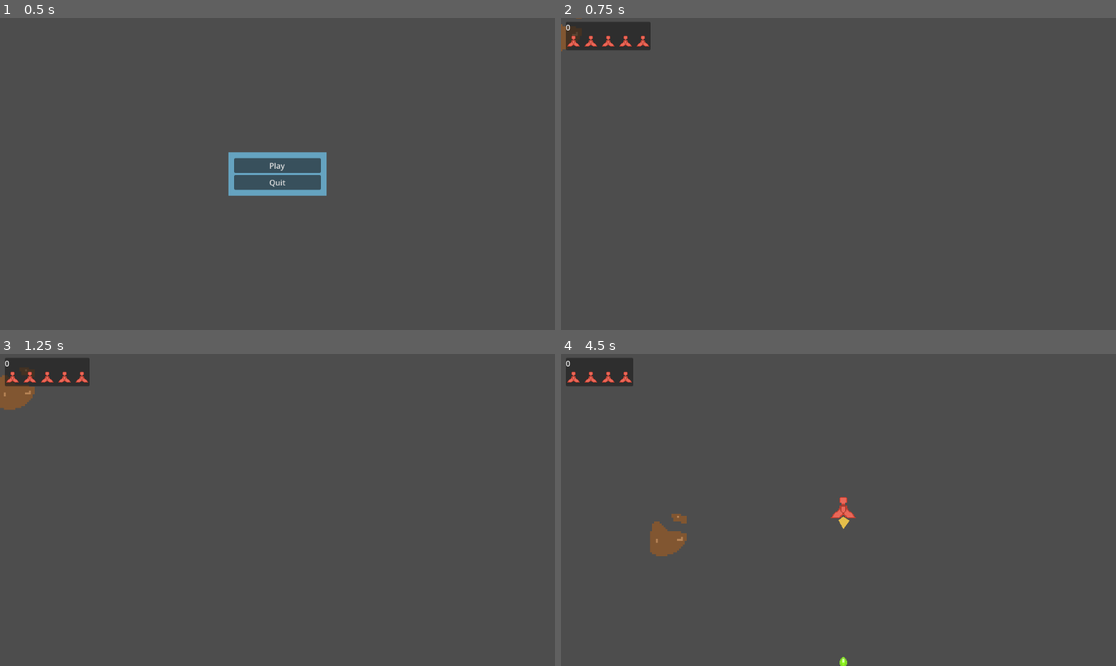
Above: before the commit, frames 1-4 (two rows, left to right).
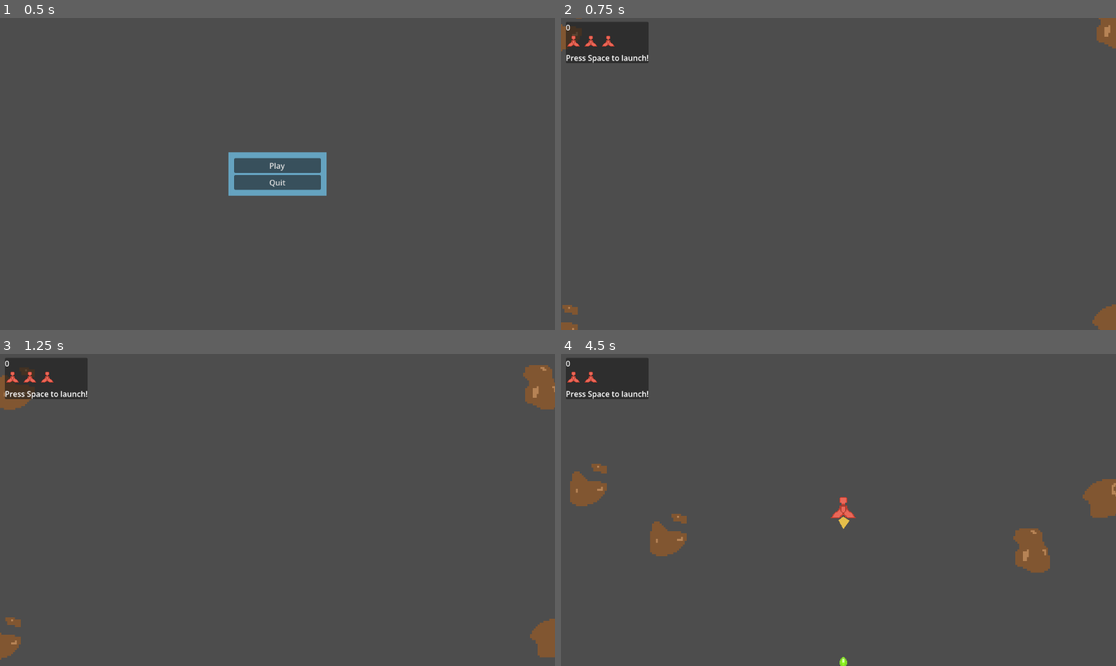
Above: after the commit, the same moments.

Repository: unblinky/space-rocks-plus
Game: Godot game, scene res://Main/Main.tscn
Two runs of this game, one before a commit and one after it. Both use one fixed random seed, a clock stepped at 60 frames per second and the inputs below.
Inputs (mouse positions are in pixels of both pictures, inside the frame that each line leads up to):
- Up to frame 1 (0.5 s): no input
- Up to frame 2 (0.75 s): click "Play" at 0.5 s
- Up to frame 3 (1.25 s): no input
- Up to frame 4 (4.5 s): tap Space (launch_ship) at 1.25, 1.55, 2, 2.1, 2.75, 3.05, 3.5, 3.6, 4.25 s; move the mouse to (960, 494) at 1.27 s; click (960, 494) at 1.35 s; move the mouse to (727, 525) at 2.02 s; click (727, 525) at 2.3 s; move the mouse to (894, 441) at 2.77 s; click (894, 441) at 2.85 s; move the mouse to (810, 572) at 3.52 s; click (810, 572) at 3.8 s; move the mouse to (1005, 556) at 4.27 s; hold Right mouse button (thrust) from 4.28 s (still down)

Frame 1 is identical in both runs. In frame 2, 1.3% of the frame differs, in the area x 0-100%, y 0-100%; in frame 3, 2.1%; in frame 4, 2.8%, in the area x 0-100%, y 1-71%.

Commit message:
Game Over, Round Over.

Diff:
--- a/Code/Bullet/Bullet.tscn
+++ b/Code/Bullet/Bullet.tscn
@@ -13,11 +13,6 @@
 position = Vector2(0, 2)
 shape = SubResource("RectangleShape2D_v7qj8")
 
-[node name="Polygon2D" type="Polygon2D" parent="." unique_id=1939225971]
-visible = false
-color = Color(0.83472717, 0.23181972, 0.6745137, 1)
-polygon = PackedVector2Array(-0.29057562, 7.963656, -4.4484696, -0.35213232, 0.3455912, -4.5685673, 6.8071146, -0.26088428, 3.4817295, 4.9333453, 1.5420431, 19.287037)
-
 [node name="Sprite2D" type="Sprite2D" parent="." unique_id=1044155219]
 texture_filter = 1
 position = Vector2(0, 9)
--- a/Code/Main/Main.gd
+++ b/Code/Main/Main.gd
@@ -6,8 +6,9 @@
 const UFO = preload("res://UFO/UFO.tscn")
 
 @onready var ufo_timer: Timer = $UfoTimer
+@onready var pause_menu: PauseMenu = $PauseMenu
 
-var rock_count: int = 1
+var rock_count: int = 4
 var rocks: Array[Rock]
 
 func _ready() -> void:
@@ -28,20 +29,25 @@
 		add_child(rock)
 		rocks.append(rock)
 
-	print("Rocks: ", rocks)
+	#print("Rocks: ", rocks)
 
 ## Called by the Play Button.
 func start_round():
 	spawn_rocks(rock_count)
 	spawn_player()
+	ufo_timer.start()
 
 func remove_rock(rock: Rock):
 	rocks.erase(rock)
 	rock.destroy()
 
 func check_round_over():
-	print("Rock Number: ", rocks.size())
+	#print("Rock Number: ", rocks.size())
 	if rocks.size() < 1:
-		print("Never getting hereereere")
 		rock_count += 1
 		spawn_rocks(rock_count)
+
+func game_over():
+	pause_menu.show()
+	pause_menu.play_button.show()
+	pause_menu.continue_button.hide()
--- a/Code/PauseMenu/PauseMenu.gd
+++ b/Code/PauseMenu/PauseMenu.gd
@@ -10,12 +10,19 @@
 	play_button.pressed.connect(on_play_pressed)
 	continue_button.pressed.connect(on_continue_pressed)
 	quit_button.pressed.connect(on_quit_pressed)
+
+	# Visibiliy.
+	self.show()
+	play_button.show()
 	continue_button.hide()
+	quit_button.show()
 
 func _process(_delta: float) -> void:
 	if Input.is_action_just_pressed("pause"):
 		get_tree().paused = !get_tree().paused
 		self.visible = get_tree().paused
+		play_button.hide()
+		continue_button.show()
 
 func on_play_pressed():
 	get_parent().start_round()
--- a/Code/Player/Player.gd
+++ b/Code/Player/Player.gd
@@ -9,7 +9,7 @@
 
 var ship: Ship = null
 var score: int = 0 # TODO: Load Hi Score from save file.
-var lives: int = 5
+var lives: int = 3
 
 func _ready() -> void:
 	show()
@@ -28,8 +28,6 @@
 		ship.position = get_viewport().size * 0.5
 		add_child(ship)
 
-
-# TODO: Test later.
 func update_score(delta_score):
 	score += delta_score
 	score_ui.text = str(score)
@@ -46,3 +44,9 @@
 	for i in lives:
 		var life = LIFE.instantiate()
 		lives_ui.add_child(life)
+
+
+func check_game_over():
+	print("More lives: ", lives)
+	if lives <= 0 and ship == null:
+		get_parent().game_over()
--- a/Code/Player/Player.tscn
+++ b/Code/Player/Player.tscn
@@ -40,3 +40,8 @@
 
 [node name="Life7" parent="VBox/LivesUI" unique_id=1955336839 instance=ExtResource("2_q3lat")]
 layout_mode = 2
+
+[node name="Label" type="Label" parent="VBox" unique_id=446835496]
+layout_mode = 2
+text = "Press Space to launch!"
+horizontal_alignment = 2
--- a/Code/Rock/Rock.gd
+++ b/Code/Rock/Rock.gd
@@ -13,8 +13,8 @@
 	area_entered.connect(on_area_entered)
 
 	velocity = Vector2(randf_range(-speed, speed), randf_range(-speed, speed))
-	# HACK: Not dynamic.
-	sprites.frame = randi_range(0, 3)
+	sprites.frame = randi_range(0, sprites.sprite_frames.get_frame_count("default"))
+	#print("Frame Count: ", sprites.sprite_frames.get_frame_count("default"))
 
 func _process(delta: float) -> void:
 	super._process(delta)
@@ -41,10 +41,15 @@
 			other_area.player.update_score(1)
 		other_area.destroy()
 		self.call_deferred("split")
+
+		# Update the rocks array and round over?
 		main.remove_rock(self)
 		main.call_deferred("check_round_over")
 
 	elif other_area is Ship:
+		## Order matters!?
 		other_area.destroy()
+		other_area.player.check_game_over()
+
 		if self != null:
 			self.destroy()
--- a/Code/Rock/Rock.tscn
+++ b/Code/Rock/Rock.tscn
@@ -31,11 +31,6 @@
 [node name="CollisionShape2D" type="CollisionShape2D" parent="." unique_id=1158945913]
 shape = SubResource("CircleShape2D_751ln")
 
-[node name="Polygon2D" type="Polygon2D" parent="." unique_id=1785594501]
-visible = false
-color = Color(0.60456246, 0.5810292, 0.4556589, 1)
-polygon = PackedVector2Array(58, -42, -1, -24, -20, -63, -62, -6, -24, 41, 44, 64, 66, 26, 78, -1)
-
 [node name="Sprites" type="AnimatedSprite2D" parent="." unique_id=1075077379]
 texture_filter = 1
 scale = Vector2(4, 4)
--- a/Code/Ship/Ship.gd
+++ b/Code/Ship/Ship.gd
@@ -32,7 +32,7 @@
 
 	# Spawn bullet, pos, reparent.
 	if Input.is_action_just_pressed("fire"):
-		var bullet: Bullet = BULLET.instantiate()
+		var bullet = BULLET.instantiate()
 		bullet.player = self.player
 		bullet.position = self.position
 		bullet.rotation = self.rotation
